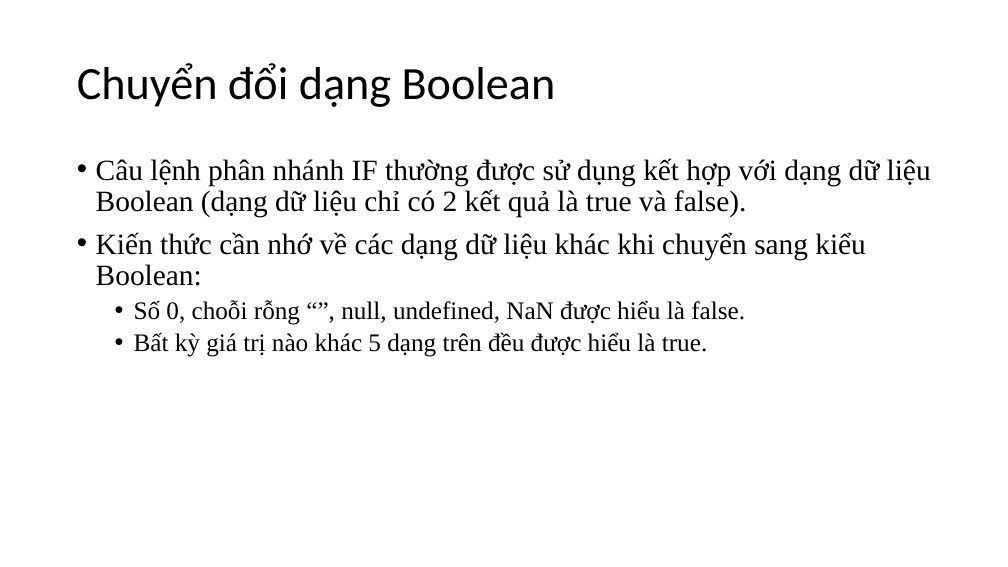
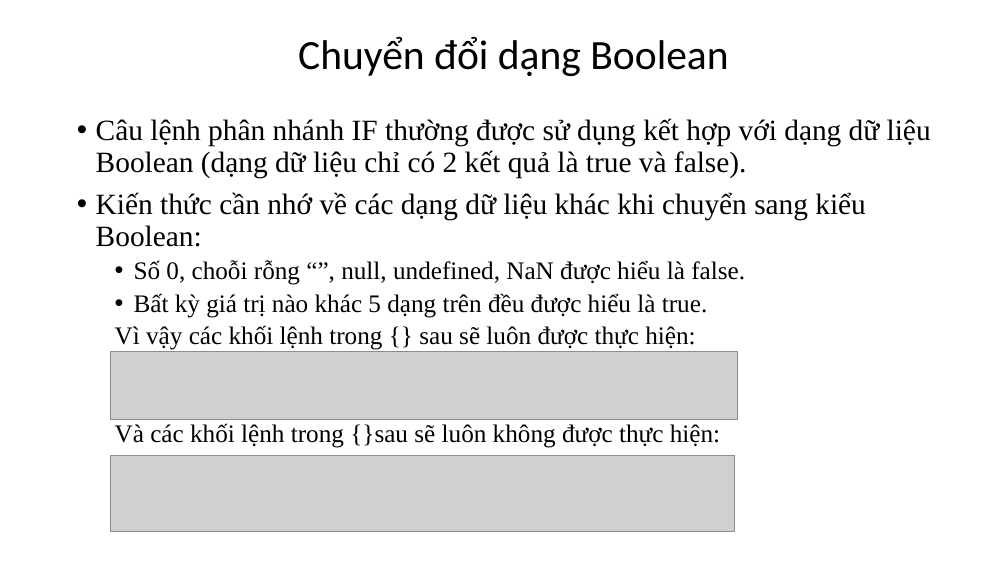
Before and after one commit to cuongcungcoi/web28, a slide deck: slide 4 of lab9/dịch 2.10.pptx. Drawn at 1008x567 pixels with LibreOffice and Linux fonts; fonts in the diff are those of the drawing; grey boxes stand for pictures. Boxes give left, top, right and bottom in pixels: in the first picture for what was removed or moved away, otherwise in the second. Text is boxed around its words. In the diff, an @@ line names an element or a change of style, - is before the commit and + after.

```diff
--- a/lab9/dịch 2.10.pptx
+++ b/lab9/dịch 2.10.pptx
@@ title "Chuyển đổi dạng Boolean": place and size @@
-title "Chuyển đổi dạng Boolean" at <box>77,63,556,107</box>
+title "Chuyển đổi dạng Boolean" at <box>298,36,728,76</box>
@@ title "Chuyển đổi dạng Boolean" at <box>298,36,728,76</box>: size 44 to 39.6 pt; alignment left to centre @@
@@ text "Câu lệnh phân nhánh IF ...": place and size @@
-text "Câu lệnh phân nhánh IF ..." at <box>96,158,931,357</box>
+text "Câu lệnh phân nhánh IF ..." at <box>96,118,931,448</box>
@@ text at <box>115,325,720,448</box>: paragraphs added @@
+  Vì vậy các khối lệnh trong {} sau sẽ luôn được thực hiện:
+  Và các khối lệnh trong {}sau sẽ luôn không được thực hiện:
@@ picture added at <box>110,352,738,420</box> @@
@@ picture added at <box>110,455,735,531</box> @@
```
Also in this commit, not shown: 3 slides added, 2 other files.
